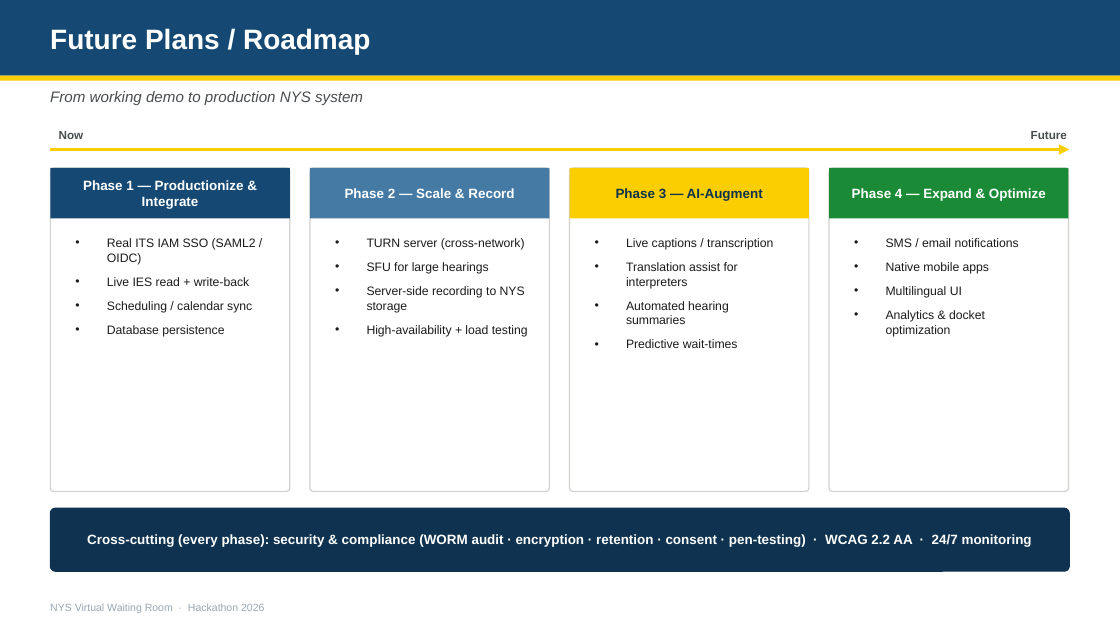
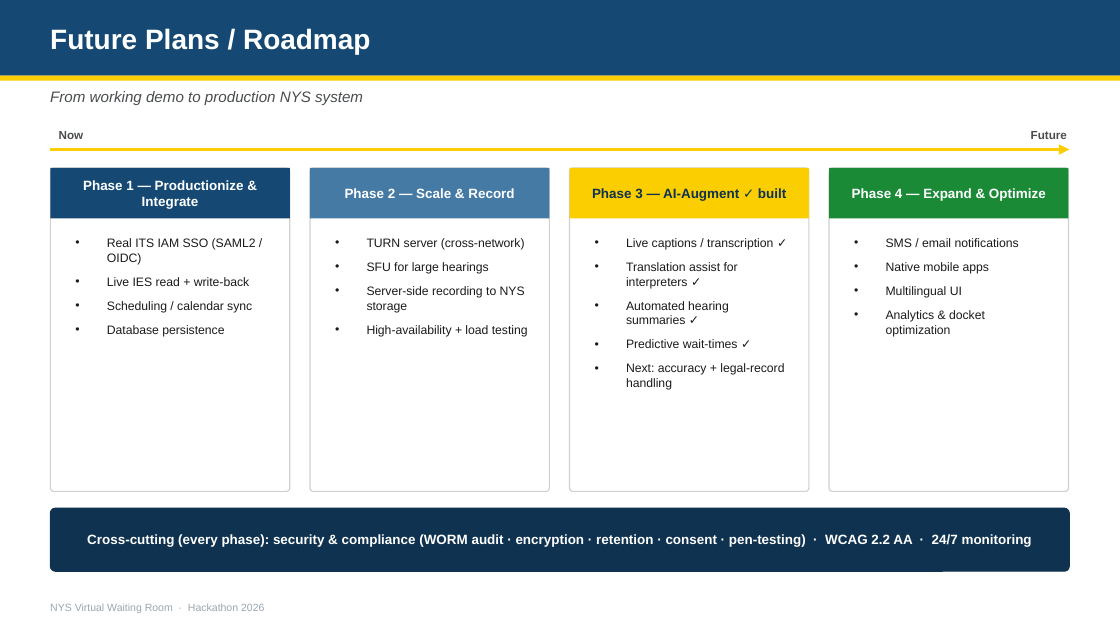
Before and after one commit to senugala46/nys-virtual-waiting-room, a slide deck: slide 11 of VWR-Pitch-Deck.pptx. Drawn at 1120x630 pixels with LibreOffice and Linux fonts; fonts in the diff are those of the drawing. Boxes give left, top, right and bottom in pixels: in the first picture for what was removed or moved away, otherwise in the second. Text is boxed around its words. In the diff, an @@ line names an element or a change of style, - is before the commit and + after.

```diff
--- a/VWR-Pitch-Deck.pptx
+++ b/VWR-Pitch-Deck.pptx
@@ text in rectangle at (592,188,786,201): text changed @@
-Phase 3 — AI-Augment
+Phase 3 — AI-Augment ✓ built
@@ text at (626,238,784,390): text changed @@
-• Live captions / transcription
-• Translation assist for interpreters
-• Automated hearing summaries
-• Predictive wait-times
+• Live captions / transcription ✓
+• Translation assist for interpreters ✓
+• Automated hearing summaries ✓
+• Predictive wait-times ✓
+• Next: accuracy + legal-record handling
```
Also in this commit, not shown: 1 other slide changed, 3 other files.
